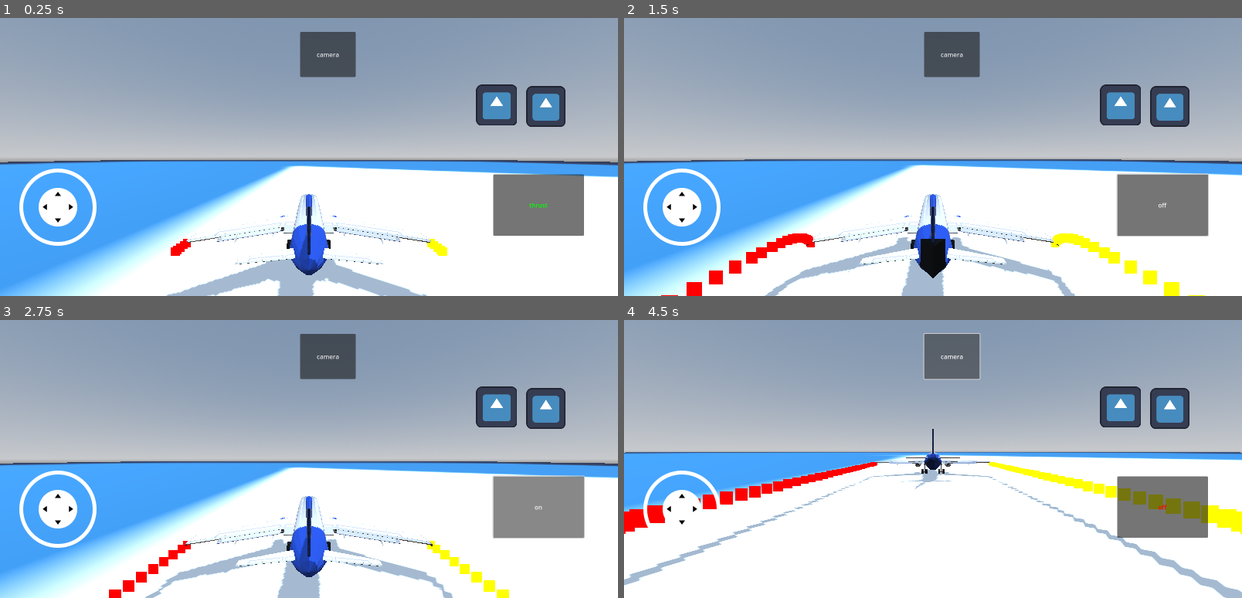
Above: before the commit, frames 1-4 (two rows, left to right).
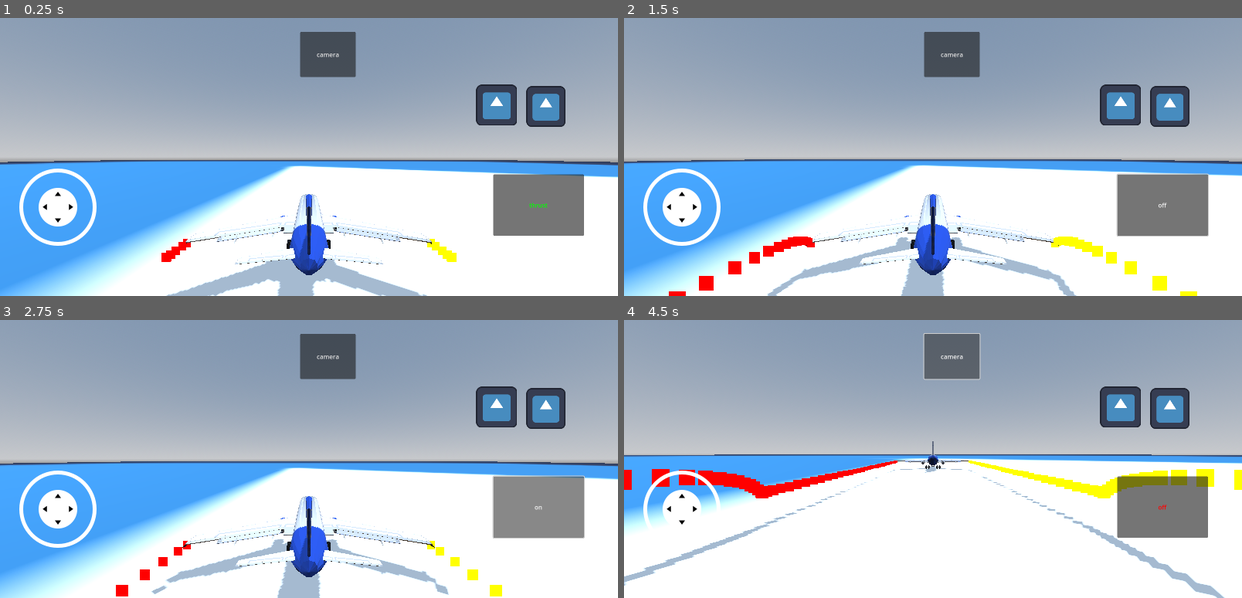
Above: after the commit, the same moments.

Repository: shahriarlabib000/Godot-RigidBody3D-Airplane
Game: Godot game, scene res://main.tscn
Two runs of this game, one before a commit and one after it. Both use one fixed random seed, a clock stepped at 60 frames per second and the inputs below. The engine's default icon, where the game draws it, is replaced by a stand-in: a white triangle on a blue panel in a dark square.
Inputs (mouse positions are in pixels of both pictures, inside the frame that each line leads up to):
- Up to frame 1 (0.25 s): no input
- Up to frame 2 (1.5 s): click "thrust" at 0.5 s; move the mouse to (1068, 143) at 1.27 s; hold Right (ui_right) from 1.28 s (still down); click (1068, 143) at 1.42 s
- Up to frame 3 (2.75 s): release Right (ui_right) at 2 s; click "off" at 2 s
- Up to frame 4 (4.5 s): drag from (809, 472) to (902, 514) at 2.77 s; click "on" at 3.5 s; click "camera" at 4.25 s

The runs differ from the first frame. In frame 1, 0.3% of the frame differs, in the area x 26-74%, y 78-100%; in frame 2, 2.1%; in frame 3, 1.3%; in frame 4, 9.1%, in the area x 0-100%, y 39-100%.

Commit message:
maintanance

Diff:
--- a/airplane.gd
+++ b/airplane.gd
@@ -4,7 +4,7 @@
 @onready var button:Button=$/root/main/ui/Button
 func _integrate_forces(_state: PhysicsDirectBodyState3D) -> void:
 	if thrust:
-		apply_central_force(-basis.z * 50)
+		apply_central_force(-basis.z * 80)
 
 func _physics_process(_delta: float) -> void:
 	#$camMount.global_position=global_position
--- a/main.gd
+++ b/main.gd
@@ -1,16 +1,10 @@
 extends Node3D
-var point=preload("res://point.tscn")
 
-func _on_timer_timeout() -> void:
-	var inst=point.instantiate()
-	inst.position=$Airplane.position
-	add_child(inst)
 
 func _physics_process(_delta: float) -> void:
 	$Camera3D.look_at($Airplane.position)
 	$Camera3D.fov= clamp(75 -($Camera3D.position.distance_to($Airplane.position)/5),5,179)
 
 
-
 func _on_button_2_pressed() -> void:
 	$Camera3D.current=!$Camera3D.current
--- a/main.tscn
+++ b/main.tscn
@@ -102,8 +102,6 @@
 texture_pressed = ExtResource("1_7eku0")
 action = "ui_right"
 
-[node name="Timer" type="Timer" parent="."]
-
 [node name="Camera3D" type="Camera3D" parent="."]
 transform = Transform3D(1, 0, 0, 0, 1, 0, 0, 0, 1, 0, 4.00111, 0)
 
@@ -113,4 +111,3 @@
 
 [connection signal="pressed" from="ui/Button" to="Airplane" method="_on_button_pressed"]
 [connection signal="pressed" from="ui/Button2" to="." method="_on_button_2_pressed"]
-[connection signal="timeout" from="Timer" to="." method="_on_timer_timeout"]
